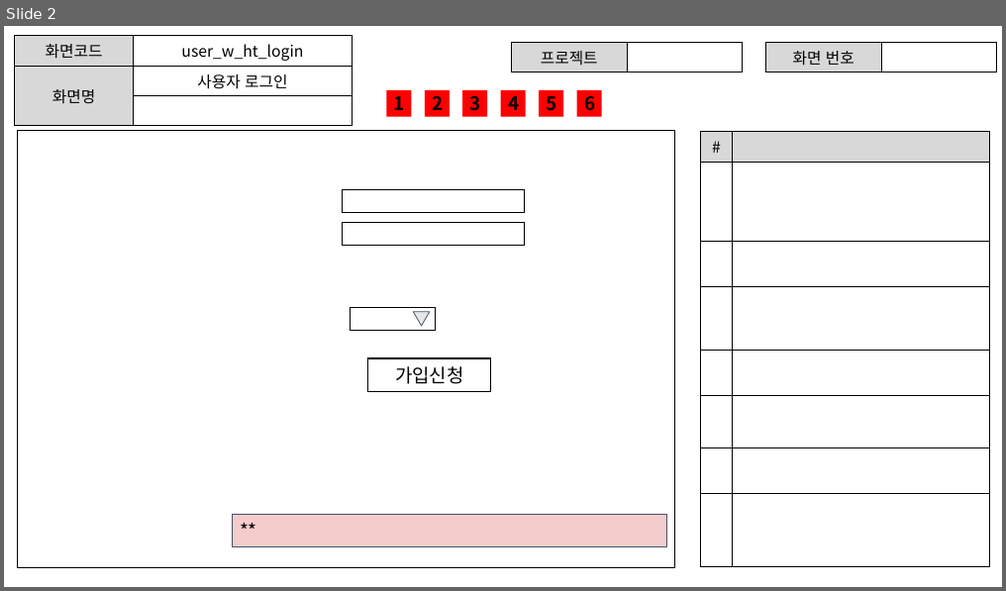
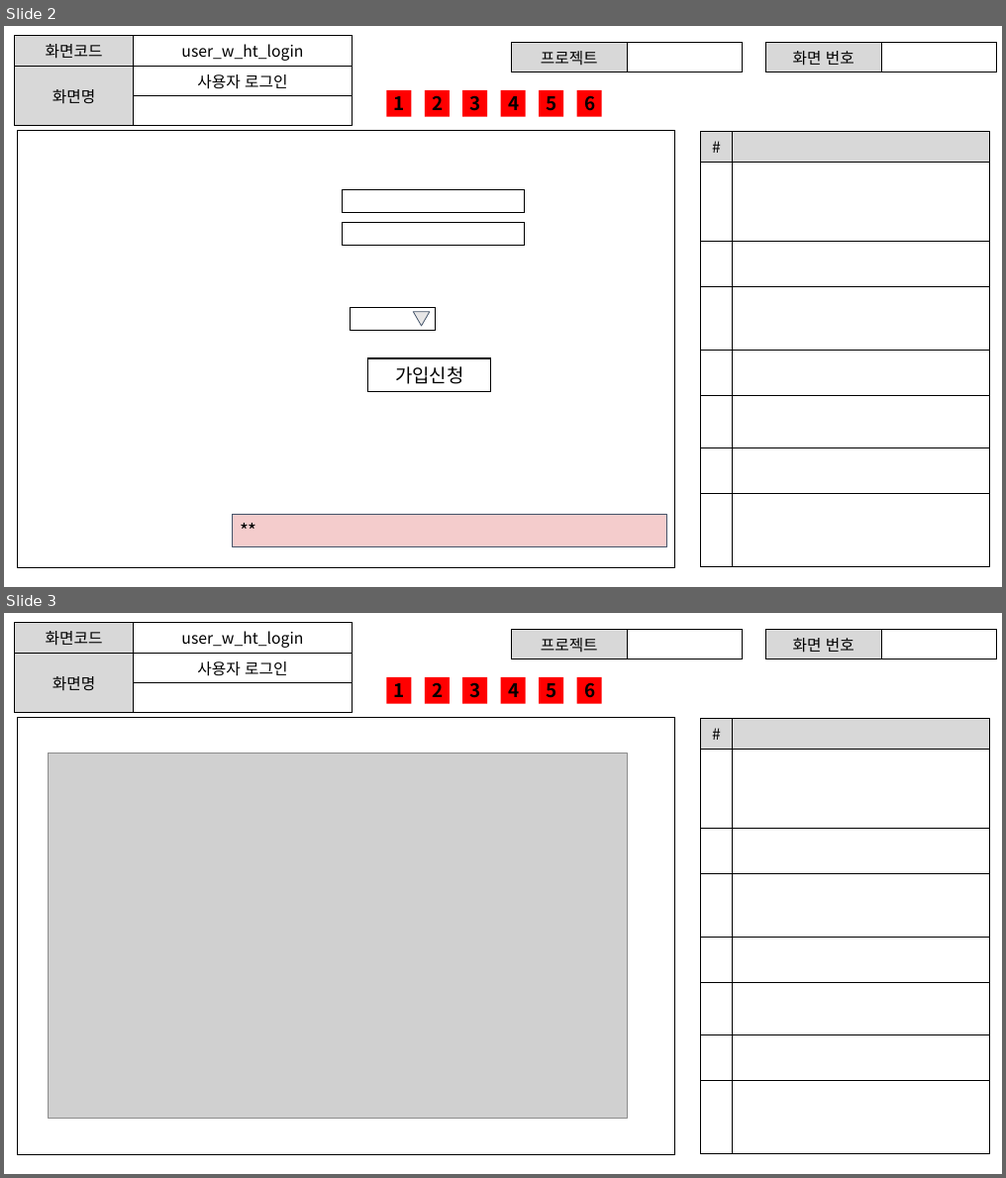
Before and after one commit to ezenteam2/EzenCrowdFunding, a slide deck: project03 화면설계서/project03 - 화면 설계서 - 기범.pptx. Shown one above the other, each under a label of ours: slide 2 before the commit, slides 2 and 3 after it. The pictures are 1006x591 and 1006x1178 pixels, drawn with LibreOffice and Linux fonts; fonts in the diff are those of the drawing; grey boxes stand for pictures. Boxes give left, top, right and bottom in pixels: in the first picture for what was removed or moved away, otherwise in the second. Text is boxed around its words. In the diff, an @@ line names an element or a change of style, - is before the commit and + after.

Commit message:
화면설계서

```diff
--- a/project03 화면설계서/project03 - 화면 설계서 - 기범.pptx
+++ b/project03 화면설계서/project03 - 화면 설계서 - 기범.pptx
@@ slide 3 added at (x1=4, y1=613, x2=1002, y2=1174), background #FFFFFF @@
@@ table added at (x1=15, y1=623, x2=352, y2=701), 3 rows, 2 columns @@
+화면코드 | user_w_ht_login
+화면명 | 사용자 로그인
+ | 
@@ table added at (x1=512, y1=630, x2=743, y2=656), 1 rows, 2 columns @@
+프로젝트 | 
@@ table added at (x1=766, y1=630, x2=997, y2=657), 1 rows, 2 columns @@
+화면 번호 | 
@@ rectangle added at (x1=386, y1=677, x2=411, y2=703), fill #FF0000, 18 pt, text #000000, bold @@
+1
@@ rectangle added at (x1=425, y1=677, x2=450, y2=703), fill #FF0000, 18 pt, text #000000, bold @@
+2
@@ rectangle added at (x1=463, y1=677, x2=487, y2=703), fill #FF0000, 18 pt, text #000000, bold @@
+3
@@ rectangle added at (x1=501, y1=677, x2=526, y2=703), fill #FF0000, 18 pt, text #000000, bold @@
+4
@@ rectangle added at (x1=539, y1=677, x2=563, y2=703), fill #FF0000, 18 pt, text #000000, bold @@
+5
@@ rectangle added at (x1=576, y1=677, x2=601, y2=703), fill #FF0000, 18 pt, text #000000, bold @@
+6
@@ rectangle added at (x1=17, y1=717, x2=674, y2=1155), fill #FFFFFF, outline #000000 1 pt @@
@@ table added at (x1=701, y1=719, x2=990, y2=1154), 8 rows, 2 columns @@
+# | 
+ | 
+ | 
+ | 
+ | 
+ | 
+ | 
+ | 
@@ picture added at (x1=49, y1=753, x2=627, y2=1119) @@
```
